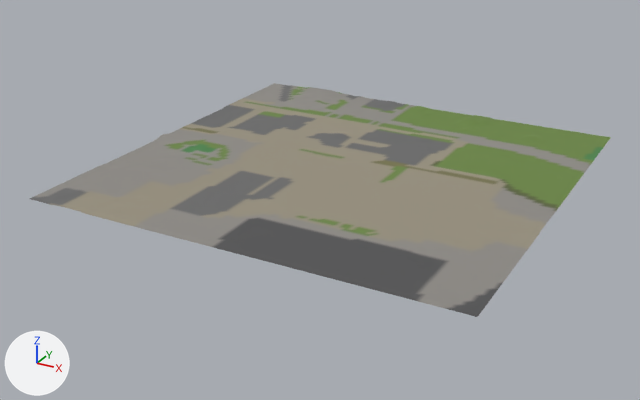
The glTF model gibraltar/data/build/tiles/T_E0_N5/terrain.glb, before and after one commit.
Rendered twice from a 50 mm lens placed at (690.0, -611.0, 382.0), pointed at (232.0, 221.0, -34.0). The lights are fixed; the arrows at lower left show +X, +Y and +Z. The picture after the commit comes second.

In view in the first picture: 'T_E0_N5_terrain'.
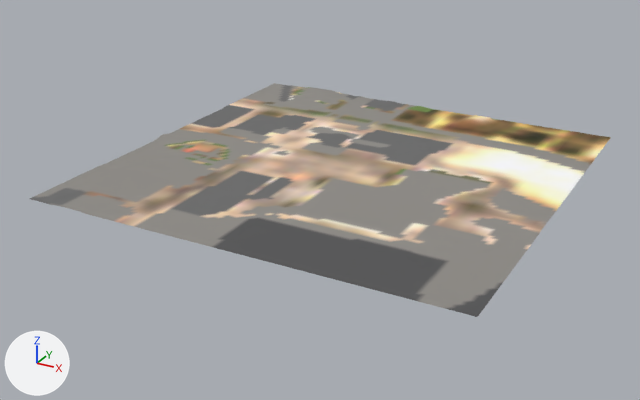
What differs and where, as boxes [x1, y1, x2, y2] in the pictures (640 x 400 px):
part 1 of me_t_e0_n5_terrain, recoloured: [84, 86, 611, 248] in both
part 2 of me_t_e0_n5_terrain, recoloured (lighter): [115, 89, 608, 250] in both

The change, as a diff of the scene's bpy script:
```diff
--- a/gibraltar/data/build/tiles/T_E0_N5/terrain.glb.py
+++ b/gibraltar/data/build/tiles/T_E0_N5/terrain.glb.py
@@ me_t_e0_n5_terrain @@
 me_t_e0_n5_terrain.from_pydata(...)  # 10201 vertices, 20000 faces; spans x 0.0..500.0, y 0.0..500.0, z 2.0..7.0
 # used by ob_t_e0_n5_terrain; location = (0.0, 0.0, 0.0)
+# me_t_e0_n5_terrain part 1: 6572 faces centred in x 2.0..498.0, y 2.0..498.0, z 2.0..6.0 are repainted in the vertex colours; the middle colour goes from yellow #999280 to grey #8f8c87
+# me_t_e0_n5_terrain part 2: 5355 faces centred in x 2.0..498.0, y 2.0..498.0, z 2.0..6.0 are repainted in the vertex colours; the middle colour goes from yellow #999280 to beige #dbbda0
 me_t_e0_n5_terrain.materials.append(mat_m_terrain)
```
